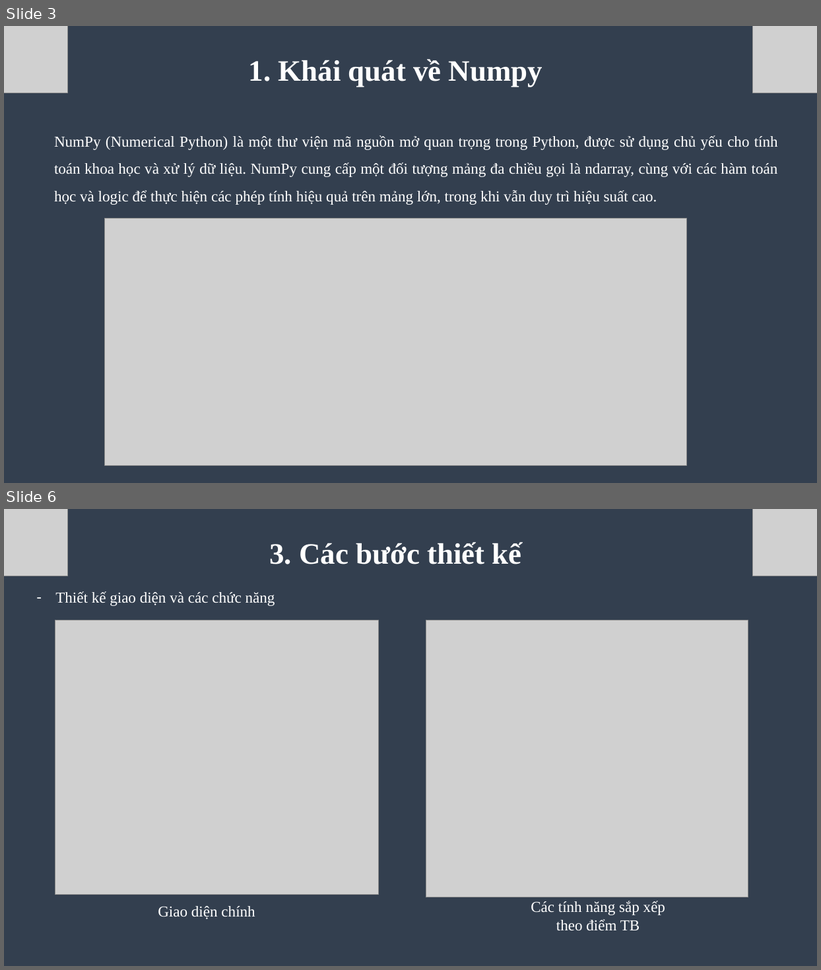
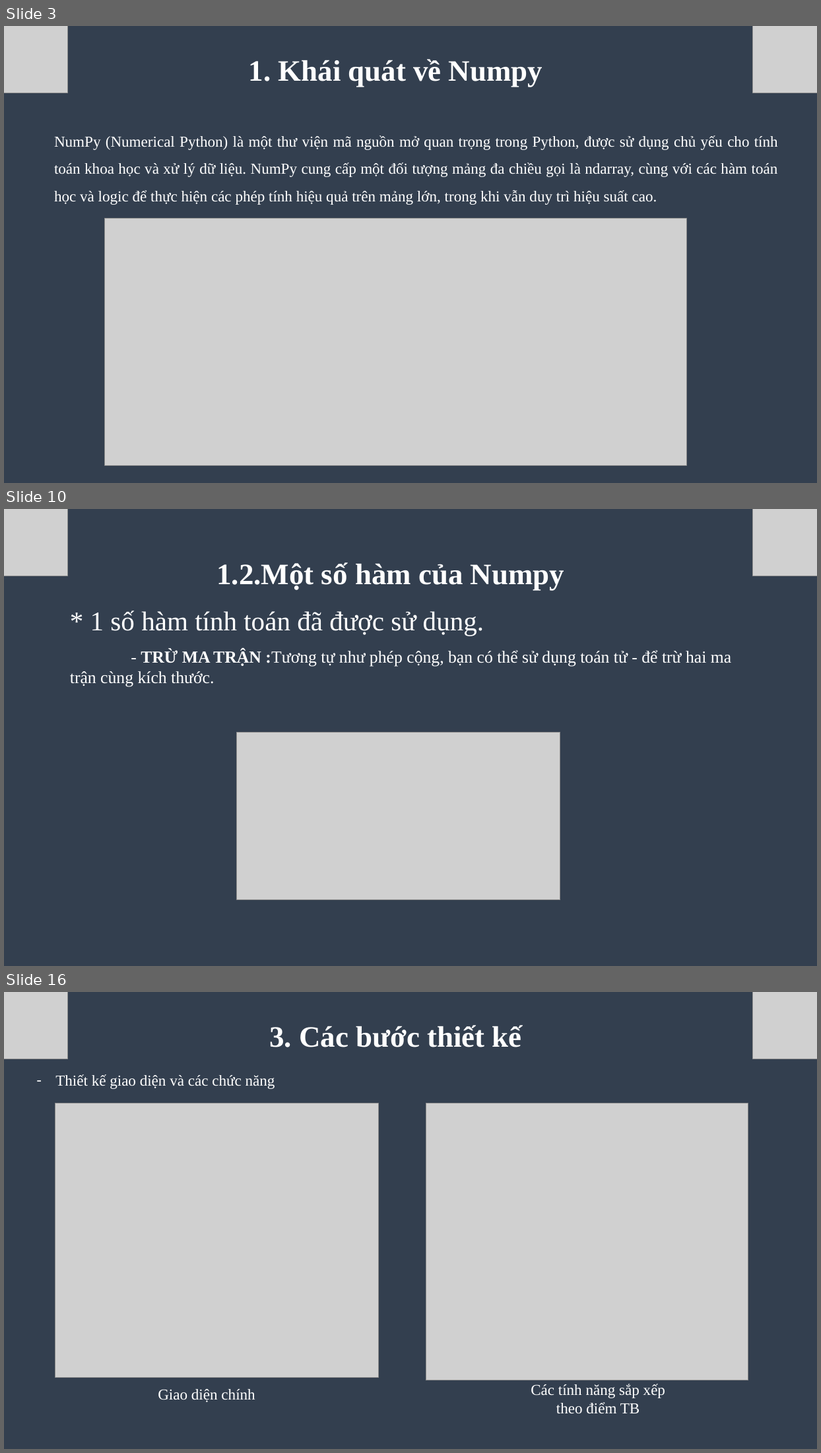
Before and after one commit to Toilaminh03/Numpy_PMMNM, a slide deck: tuan2.pptx. Shown one above the other, each under a label of ours: slides 3 and 6 before the commit, slides 3, 10 and 16 after it; the slides between them are not shown. The pictures are 821x970 and 821x1453 pixels, drawn with LibreOffice and Linux fonts; fonts in the diff are those of the drawing; grey boxes stand for pictures. Boxes give left, top, right and bottom in pixels: in the first picture for what was removed or moved away, otherwise in the second. Text is boxed around its words. In the diff, an @@ line names an element or a change of style, - is before the commit and + after.

Commit message:
Final Numpy

```diff
--- a/tuan2.pptx
+++ b/tuan2.pptx
@@ slide 10 added at (4, 509, 817, 966), background #333F50 @@
@@ picture added at (4, 509, 68, 576) @@
@@ picture added at (753, 509, 817, 576) @@
@@ text added at (217, 562, 564, 591), 35 pt, text #FFFFFF, bold @@
+1.2.Một số hàm của Numpy
@@ text added at (70, 611, 731, 687), 20 pt, text #FFFFFF @@
+* 1 số hàm tính toán đã được sử dụng.
+- TRỪ MA TRẬN :Tương tự như phép cộng, bạn có thể sử dụng toán tử - để trừ hai ma trận cùng kích thước.
@@ picture added at (237, 732, 560, 900) @@
@@ what was slide 6 is now slide 16 @@
```
Also in this commit, not shown: 3 slides changed, 9 other slides added.
